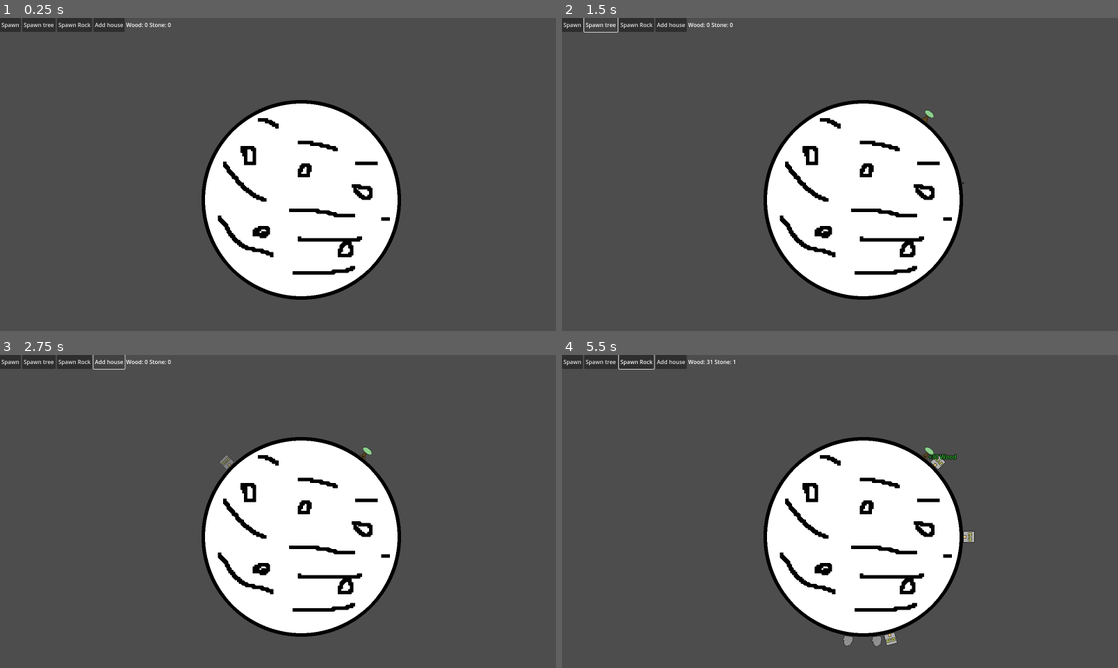
Above: before the commit, frames 1-4 (two rows, left to right).
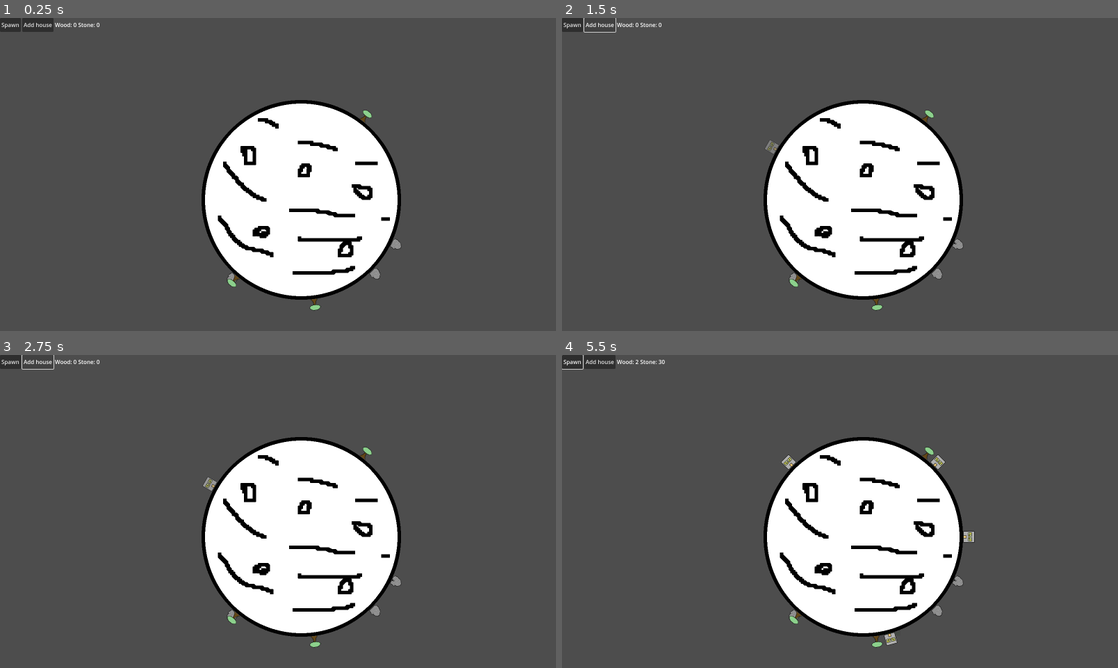
Above: after the commit, the same moments.

Repository: macmist/incremental-game
Game: Godot game, scene res://Scenes/main.tscn
Two runs of this game, one before a commit and one after it. Both use one fixed random seed, a clock stepped at 60 frames per second and the inputs below.
Inputs (mouse positions are in pixels of both pictures, inside the frame that each line leads up to):
- Up to frame 1 (0.25 s): no input
- Up to frame 2 (1.5 s): click "Spawn" at 0.5 s; click (600, 24) at 1.25 s, where only the run before the commit has a clickable "Spawn tree"
- Up to frame 3 (2.75 s): click "Add house" at 2 s
- Up to frame 4 (5.5 s): click (634, 361) at 2.75 s, where only the run before the commit has a clickable "Spawn Rock"; tap Enter (ui_accept) at 3.5, 3.6, 4.25, 4.55, 5.1 s; move the mouse to (928, 452) at 3.52 s; hold Space (jump, bound only after the commit) 3.53-4.28 s; hold Right (ui_right) 3.53-5.03 s; click (928, 452) at 3.67 s; move the mouse to (878, 639) at 4.27 s; tap Space (jump, bound only after the commit) at 4.35, 4.52, 4.82 s; click (878, 639) at 4.42 s; move the mouse to (884, 642) at 5.02 s; hold Left (ui_left) from 5.03 s (still down); hold Space (jump, bound only after the commit) from 5.03 s (still down); click (884, 642) at 5.17 s

The runs differ from the first frame. In frame 1, 0.9% of the frame differs, in the area x 4-73%, y 0-94%; in frame 2, 0.9%; in frame 3, 0.8%; in frame 4, 1.1%, in the area x 0-73%, y 0-94%.

Commit message:
feat: added a new scene with a moving character

Diff:
--- /dev/null
+++ b/Components/GravityComponent.tscn
@@ -0,0 +1,6 @@
+[gd_scene load_steps=2 format=3 uid="uid://c64ihromsunrw"]
+
+[ext_resource type="Script" path="res://Scripts/gravity_component.gd" id="1_avorg"]
+
+[node name="GravityComponent" type="Node"]
+script = ExtResource("1_avorg")
--- /dev/null
+++ b/Components/InputComponent.tscn
@@ -0,0 +1,6 @@
+[gd_scene load_steps=2 format=3 uid="uid://mrsmf8rutek6"]
+
+[ext_resource type="Script" path="res://Scripts/input_component.gd" id="1_muxox"]
+
+[node name="InputComponent" type="Node"]
+script = ExtResource("1_muxox")
--- /dev/null
+++ b/Components/MovementComponent.tscn
@@ -0,0 +1,6 @@
+[gd_scene load_steps=2 format=3 uid="uid://c1ch265nrxxqu"]
+
+[ext_resource type="Script" path="res://Scripts/movement_component.gd" id="1_8mv1k"]
+
+[node name="MovementComponent" type="Node"]
+script = ExtResource("1_8mv1k")
--- /dev/null
+++ b/Scenes/Forest.tscn
@@ -0,0 +1,51 @@
+[gd_scene load_steps=8 format=3 uid="uid://bc2ydvv21y42o"]
+
+[ext_resource type="Texture2D" uid="uid://ce8x3m5rxfqa4" path="res://icon.svg" id="1_b6jq6"]
+[ext_resource type="Script" path="res://Scripts/player.gd" id="1_enrbd"]
+[ext_resource type="Script" path="res://Scripts/gravity_component.gd" id="2_os32o"]
+[ext_resource type="Script" path="res://Scripts/input_component.gd" id="4_rdlli"]
+[ext_resource type="Script" path="res://Scripts/movement_component.gd" id="5_vtk3c"]
+
+[sub_resource type="CapsuleShape2D" id="CapsuleShape2D_ci84u"]
+radius = 61.0
+height = 127.0
+
+[sub_resource type="RectangleShape2D" id="RectangleShape2D_c0l8h"]
+size = Vector2(127.679, 123)
+
+[node name="Forest" type="Node2D"]
+
+[node name="Player" type="CharacterBody2D" parent="." node_paths=PackedStringArray("gravity_component", "input_component", "movement_component")]
+position = Vector2(408, 267)
+script = ExtResource("1_enrbd")
+gravity_component = NodePath("GravityComponent")
+input_component = NodePath("InputComponent")
+movement_component = NodePath("MovementComponent")
+
+[node name="Sprite2D" type="Sprite2D" parent="Player"]
+texture = ExtResource("1_b6jq6")
+
+[node name="CollisionShape2D" type="CollisionShape2D" parent="Player"]
+position = Vector2(0, -0.5)
+shape = SubResource("CapsuleShape2D_ci84u")
+
+[node name="GravityComponent" type="Node" parent="Player"]
+script = ExtResource("2_os32o")
+
+[node name="InputComponent" type="Node" parent="Player"]
+script = ExtResource("4_rdlli")
+
+[node name="MovementComponent" type="Node" parent="Player"]
+script = ExtResource("5_vtk3c")
+speed = 500.0
+
+[node name="Floor" type="Sprite2D" parent="."]
+position = Vector2(801.5, 840)
+scale = Vector2(12.4609, 1)
+texture = ExtResource("1_b6jq6")
+
+[node name="StaticBody2D" type="StaticBody2D" parent="Floor"]
+
+[node name="CollisionShape2D" type="CollisionShape2D" parent="Floor/StaticBody2D"]
+position = Vector2(-0.0802612, 0.5)
+shape = SubResource("RectangleShape2D_c0l8h")
--- a/Scenes/main.tscn
+++ b/Scenes/main.tscn
@@ -49,11 +49,13 @@
 text = "Spawn"
 
 [node name="Button2" type="Button" parent="CanvasLayer/HBoxContainer"]
+visible = false
 layout_mode = 2
 text = "Spawn tree
 "
 
 [node name="Button3" type="Button" parent="CanvasLayer/HBoxContainer"]
+visible = false
 layout_mode = 2
 text = "Spawn Rock"
 
--- a/Scripts/GameManager.gd
+++ b/Scripts/GameManager.gd
@@ -3,6 +3,7 @@
 
 var spawn_cost: int = 0
 var click_power: int = 1
+var initial_resources_spawn: int = 3
 
 signal resource_updated(resource_type: CollectableResource.ResourceType, new_value: int)
 
--- /dev/null
+++ b/Scripts/gravity_component.gd
@@ -0,0 +1,16 @@
+extends Node
+class_name GravityComponent
+
+
+@export_subgroup("Settings")
+@export var gravity: float = 1000.0
+
+
+var is_falling: bool = false
+
+
+func handle_gravity(body: CharacterBody2D, delta: float) -> void:
+	if not body.is_on_floor():
+		body.velocity.y += gravity * delta
+
+	is_falling = body.velocity.y > 0 and not body.is_on_floor()
--- /dev/null
+++ b/Scripts/input_component.gd
@@ -0,0 +1,11 @@
+extends Node
+class_name InputComponent
+
+var input_horizontal: float = 0.0
+
+
+func _process(delta: float) -> void:
+	input_horizontal = Input.get_axis("move_left","move_right")
+
+func get_jump_input() -> bool:
+	return Input.is_action_pressed("jump")
--- a/Scripts/main.gd
+++ b/Scripts/main.gd
@@ -4,6 +4,12 @@
 @export var tree: PackedScene
 @export var rock: PackedScene
 @export var house: PackedScene
+
+
+func _ready() -> void:
+	for i in range(GameManager.initial_resources_spawn):
+		planet.spawn_object.emit(tree)
+		planet.spawn_object.emit(rock)
 
 
 func _on_button_pressed() -> void:
--- /dev/null
+++ b/Scripts/movement_component.gd
@@ -0,0 +1,10 @@
+extends Node
+class_name MovementComponent
+
+
+@export_subgroup("Settings")
+@export var speed: float = 100
+
+func handle_horizontal_movement(body: CharacterBody2D, direction: float) -> void:
+	body.velocity.x = direction * speed
+	print(direction * speed)
--- /dev/null
+++ b/Scripts/player.gd
@@ -0,0 +1,36 @@
+extends CharacterBody2D
+
+
+@export_subgroup("Nodes")
+@export var gravity_component: GravityComponent
+@export var input_component: InputComponent
+@export var movement_component: MovementComponent
+
+func _physics_process(delta: float) -> void:
+	gravity_component.handle_gravity(self, delta)
+	movement_component.handle_horizontal_movement(self, input_component.input_horizontal)
+
+	move_and_slide()
+
+#const SPEED = 300.0
+#const JUMP_VELOCITY = -400.0
+#
+#
+#func _physics_process(delta: float) -> void:
+	## Add the gravity.
+	#if not is_on_floor():
+		#velocity += get_gravity() * delta
+#
+	## Handle jump.
+	#if Input.is_action_just_pressed("ui_accept") and is_on_floor():
+		#velocity.y = JUMP_VELOCITY
+#
+	## Get the input direction and handle the movement/deceleration.
+	## As good practice, you should replace UI actions with custom gameplay actions.
+	#var direction := Input.get_axis("ui_left", "ui_right")
+	#if direction:
+		#velocity.x = direction * SPEED
+	#else:
+		#velocity.x = move_toward(velocity.x, 0, SPEED)
+#
+	#move_and_slide()
--- a/project.godot
+++ b/project.godot
@@ -31,6 +31,26 @@
 Rocks=""
 Houses=""
 
+[input]
+
+move_left={
+"deadzone": 0.5,
+"events": [Object(InputEventKey,"resource_local_to_scene":false,"resource_name":"","device":0,"window_id":0,"alt_pressed":false,"shift_pressed":false,"ctrl_pressed":false,"meta_pressed":false,"pressed":false,"keycode":0,"physical_keycode":4194319,"key_label":0,"unicode":0,"location":0,"echo":false,"script":null)
+, Object(InputEventKey,"resource_local_to_scene":false,"resource_name":"","device":-1,"window_id":0,"alt_pressed":false,"shift_pressed":false,"ctrl_pressed":false,"meta_pressed":false,"pressed":false,"keycode":0,"physical_keycode":65,"key_label":0,"unicode":97,"location":0,"echo":false,"script":null)
+]
+}
+move_right={
+"deadzone": 0.5,
+"events": [Object(InputEventKey,"resource_local_to_scene":false,"resource_name":"","device":-1,"window_id":0,"alt_pressed":false,"shift_pressed":false,"ctrl_pressed":false,"meta_pressed":false,"pressed":false,"keycode":0,"physical_keycode":4194321,"key_label":0,"unicode":0,"location":0,"echo":false,"script":null)
+, Object(InputEventKey,"resource_local_to_scene":false,"resource_name":"","device":-1,"window_id":0,"alt_pressed":false,"shift_pressed":false,"ctrl_pressed":false,"meta_pressed":false,"pressed":false,"keycode":0,"physical_keycode":68,"key_label":0,"unicode":100,"location":0,"echo":false,"script":null)
+]
+}
+jump={
+"deadzone": 0.5,
+"events": [Object(InputEventKey,"resource_local_to_scene":false,"resource_name":"","device":-1,"window_id":0,"alt_pressed":false,"shift_pressed":false,"ctrl_pressed":false,"meta_pressed":false,"pressed":false,"keycode":0,"physical_keycode":32,"key_label":0,"unicode":32,"location":0,"echo":false,"script":null)
+]
+}
+
 [rendering]
 
 renderer/rendering_method="gl_compatibility"
